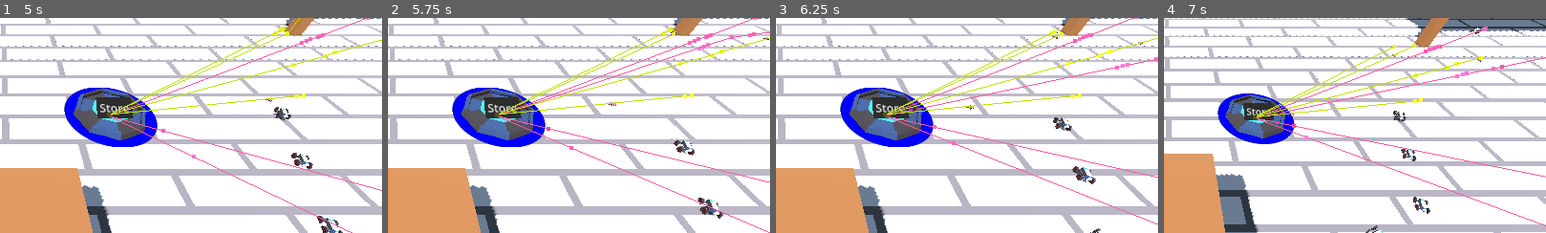
Above: before the commit, frames 1-4 (left to right).
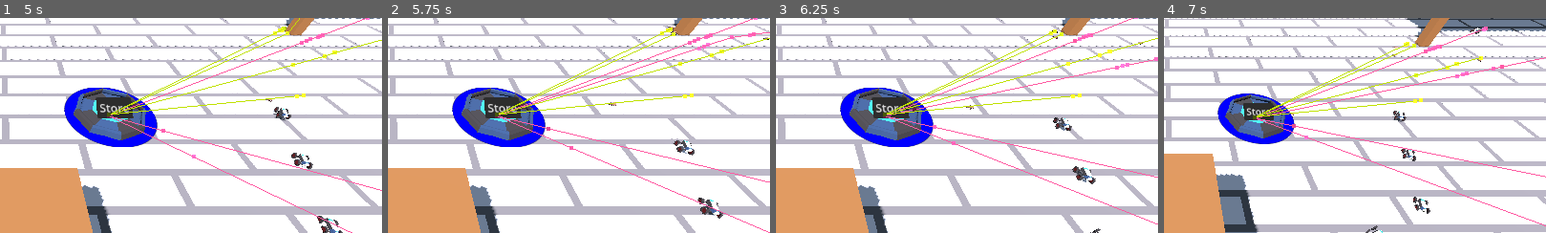
Above: after the commit, the same moments.

Repository: Degenerate-Games/psgamejam16
Game: Godot game, scene res://scenes/room.tscn
The game is run twice, just before and just after one commit, with the same random seed, the same clock (stepped at 60 frames per second) and the same inputs.
Inputs (mouse positions are % of the whole screen's width and height, from its top left):
- Up to frame 1 (5 s): move the mouse to (72, 45) at 0.52 s; hold S (camera_backward) 0.53-1.25 s; click (72, 45) at 0.67 s; drag from (30, 55) to (45, 70) at 1.27 s; move the mouse to (60, 28) at 2.02 s; hold A (camera_left) 2.03-2.75 s; click (60, 28) at 2.17 s; drag from (45, 70) to (20, 35) at 2.77 s; move the mouse to (80, 65) at 3.52 s; hold Right mouse button (camera_rotate) 3.53-4.25 s; click (80, 65) at 3.67 s; drag from (20, 35) to (35, 25) at 4.27 s
- Up to frame 2 (5.75 s): move the mouse to (55, 50) at 5.02 s; tap E (camera_rotate_right) at 5.1 s; click (55, 50) at 5.17 s
- Up to frame 3 (6.25 s): drag from (35, 25) to (30, 55) at 5.77 s
- Up to frame 4 (7 s): move the mouse to (72, 45) at 6.52 s; tap Mouse wheel down (camera_zoom_out) at 6.6 s; click (72, 45) at 6.67 s
The pictures show only the part of the screen within x 50-100%, y 24-74%; the shares and areas given below are measured in that part.

Frame 1 is identical in both runs. In frame 2, 0.1% of the frame differs, in the area x 29-75%, y 4-45%; in frame 3, 0.1%; in frame 4, 0.4%, in the area x 24-87%, y 11-56%.
Error before the commit: Invalid call. Nonexistent function 'is_hurt' in base 'Nil'. (res://scripts/base.gd:41)
Error after the commit: Invalid access to property or key 'global_transform' on a base object of type 'Nil'. (res://scripts/pestBug.gd:13)

Commit message:
Set enemy base up to spawn pests

Diff:
--- a/PestWars/scenes/structures/enemy_base.tscn
+++ b/PestWars/scenes/structures/enemy_base.tscn
@@ -5,8 +5,8 @@
 [ext_resource type="ArrayMesh" uid="uid://b2y5u3qarp66o" path="res://models/pestBase.obj" id="3_jk8bk"]
 [ext_resource type="PackedScene" uid="uid://d2pf8pqkev1q1" path="res://scenes/components/hitbox_component.tscn" id="4_anp3o"]
 [ext_resource type="PackedScene" uid="uid://bq8g11gl1b8h7" path="res://scenes/components/health_component.tscn" id="5_oxp7i"]
+[ext_resource type="PackedScene" uid="uid://bcdl5v6f1hbfc" path="res://scenes/units/enemy/pestBug.tscn" id="7_lwpif"]
 [ext_resource type="PackedScene" uid="uid://d35ye1a8215q4" path="res://scenes/components/spawner_component.tscn" id="14_dcrje"]
-[ext_resource type="PackedScene" uid="uid://c4nvawtptak0b" path="res://scenes/units/friendly/bot.tscn" id="15_4gta2"]
 
 [sub_resource type="ConcavePolygonShape3D" id="ConcavePolygonShape3D_kqe6k"]
 data = PackedVector3Array(0, 0.2, -0.96, 0.6788, 0.2, -0.6788, -0.6788, 0.2, -0.6788, -0.6788, 0.2, -0.6788, 0.6788, 0. …(7422 unchanged characters)…
@@ -25,10 +25,12 @@
 [sub_resource type="ViewportTexture" id="ViewportTexture_uyrb3"]
 viewport_path = NodePath("SubViewport")
 
-[node name="EnemyBase" type="StaticBody3D"]
+[node name="EnemyBase" type="StaticBody3D" node_paths=PackedStringArray("health_component", "spawner_component")]
 collision_layer = 16
 collision_mask = 2
 script = ExtResource("1_pol5s")
+health_component = NodePath("HealthComponent")
+spawner_component = NodePath("SpawnerComponent")
 
 [node name="MeshInstance3D" type="MeshInstance3D" parent="."]
 transform = Transform3D(2.2, 0, 0, 0, 2.2, 0, 0, 0, 2.2, 0, 0, 0)
@@ -58,7 +60,7 @@
 base_heal_rate = 2.0
 
 [node name="SpawnerComponent" parent="." instance=ExtResource("14_dcrje")]
-spawn_object = ExtResource("15_4gta2")
+spawn_object = ExtResource("7_lwpif")
 
 [connection signal="input_event" from="." to="." method="_on_input_event"]
 [connection signal="can_heal" from="HealthComponent" to="." method="_on_health_component_can_heal"]
